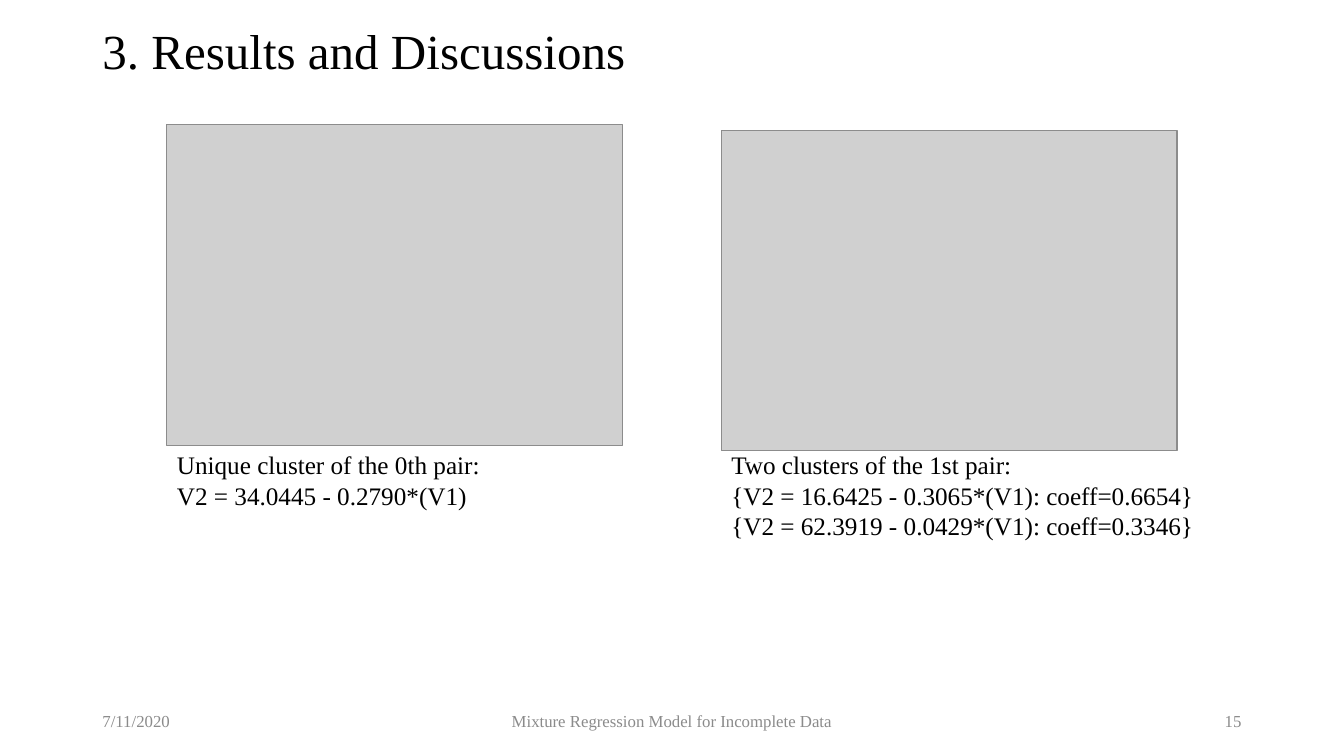
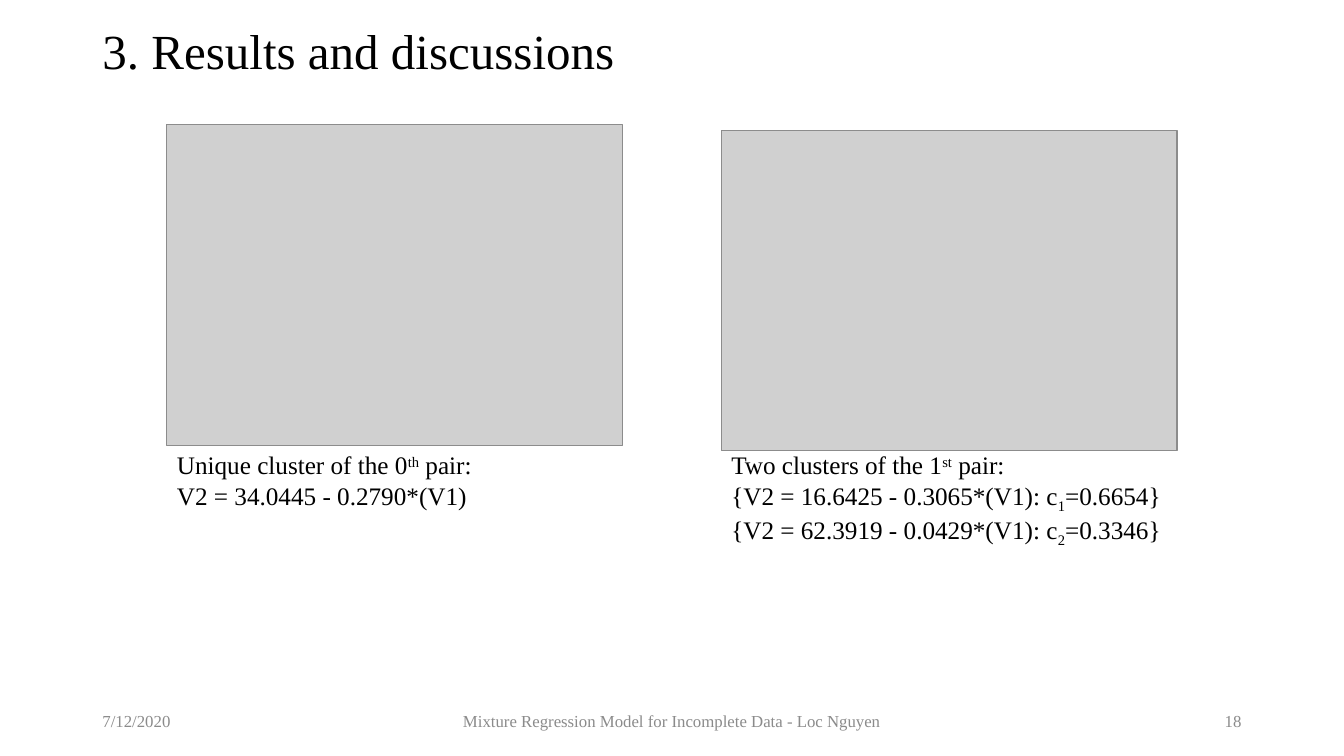
Before and after one commit to locnguyenacademic/sim, a slide deck: slide 18 of 2_design/MixtureRegressionModel/MixtureRegressionModel-RSC.pptx (slide 15 before the commit). Drawn at 1344x756 pixels with LibreOffice and Linux fonts; fonts in the diff are those of the drawing; grey boxes stand for pictures. Boxes give left, top, right and bottom in pixels: in the first picture for what was removed or moved away, otherwise in the second. Text is boxed around its words. In the diff, an @@ line names an element or a change of style, - is before the commit and + after.

```diff
--- a/2_design/MixtureRegressionModel/MixtureRegressionModel-RSC.pptx
+++ b/2_design/MixtureRegressionModel/MixtureRegressionModel-RSC.pptx
@@ title at [102,35,614,70]: text changed @@
-3. Results and Discussions
+3. Results and discussions
@@ text at [177,456,471,480]: now superscript in "0th" @@
@@ text at [731,456,1004,480]: now superscript in "1st" @@
@@ text at [731,487,1160,544]: text changed @@
-{V2 = 16.6425 - 0.3065*(V1): coeff=0.6654}
-{V2 = 62.3919 - 0.0429*(V1): coeff=0.3346}
+{V2 = 16.6425 - 0.3065*(V1): c1=0.6654}
+{V2 = 62.3919 - 0.0429*(V1): c2=0.3346}
@@ text at [102,716,170,727]: text changed @@
-7/11/2020
+7/12/2020
@@ text at [463,715,880,731]: text changed @@
-Mixture Regression Model for Incomplete Data
+Mixture Regression Model for Incomplete Data - Loc Nguyen
@@ page number at [1225,716,1242,727]: text changed @@
-15
+18
```
Also in this commit, not shown: 20 other slides changed, 4 slides added, 1 other file.
